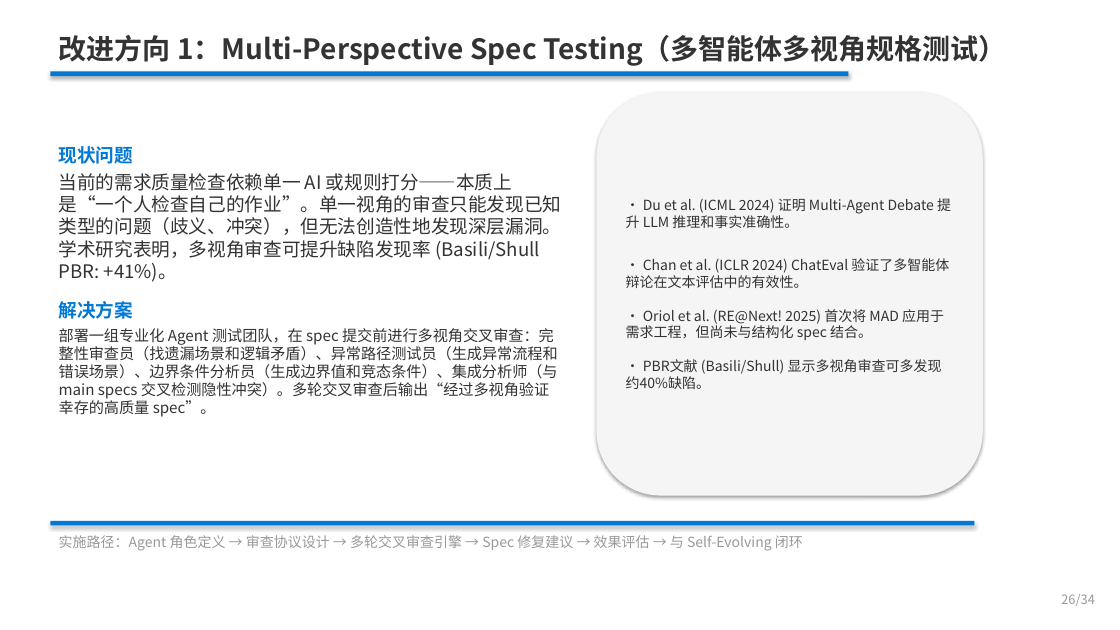
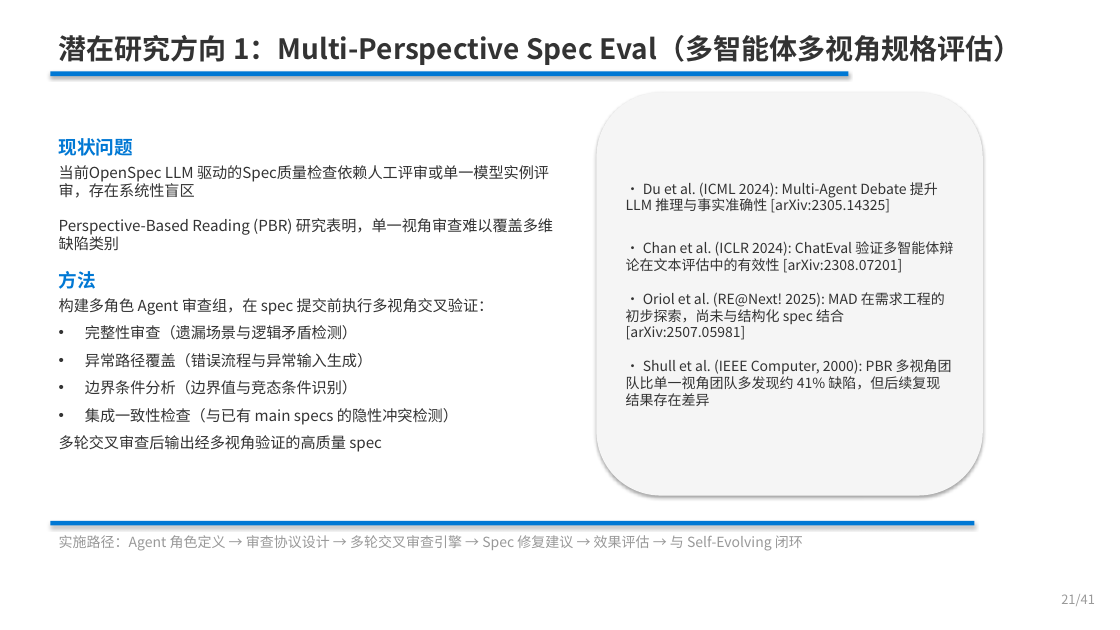
Before and after one commit to ZhifeiDou/OpenSpec_Modify, a slide deck: slide 21 of OpenSpec_技术研究汇报.pptx (slide 18 before the commit). Drawn at 1120x630 pixels with LibreOffice and Linux fonts; fonts in the diff are those of the drawing. Boxes give left, top, right and bottom in pixels: in the first picture for what was removed or moved away, otherwise in the second. Text is boxed around its words. In the diff, an @@ line names an element or a change of style, - is before the commit and + after.

```diff
--- a/OpenSpec_技术研究汇报.pptx
+++ b/OpenSpec_技术研究汇报.pptx
@@ text at <box>59,35,1021,65</box>: text changed @@
-改进方向 1：Multi-Perspective Spec Testing（多智能体多视角规格测试）
+潜在研究方向 1：Multi-Perspective Spec Eval（多智能体多视角规格评估）
@@ text "现状问题": place and size @@
-text "现状问题" at <box>59,146,562,417</box>
+text "现状问题" at <box>59,138,553,452</box>
@@ text at <box>59,165,553,452</box>: text changed @@
-当前的需求质量检查依赖单一 AI 或规则打分——本质上是“一个人检查自己的作业”。单一视角的审查只能发现已知类型的问题（歧义、冲突），但无法创造性地发现深层漏洞。学术研究表明，多视角审查可提升缺陷发现率 (Basili/Shull PBR: +41%)。
-解决方案
-部署一组专业化 Agent 测试团队，在 spec 提交前进行多视角交叉审查：完整性审查员（找遗漏场景和逻辑矛盾）、异常路径测试员（生成异常流程和错误场景）、边界条件分析员（生成边界值和竞态条件）、集成分析师（与 main specs 交叉检测隐性冲突）。多轮交叉审查后输出“经过多视角验证幸存的高质量 spec”。
+当前OpenSpec LLM 驱动的Spec质量检查依赖人工评审或单一模型实例评审，存在系统性盲区
+Perspective-Based Reading (PBR) 研究表明，单一视角审查难以覆盖多维缺陷类别
+方法
+构建多角色 Agent 审查组，在 spec 提交前执行多视角交叉验证：
+• 完整性审查（遗漏场景与逻辑矛盾检测）
+• 异常路径覆盖（错误流程与异常输入生成）
+• 边界条件分析（边界值与竞态条件识别）
+• 集成一致性检查（与已有 main specs 的隐性冲突检测）
+多轮交叉审查后输出经多视角验证的高质量 spec
@@ text at <box>626,182,953,406</box>: text changed @@
-• Du et al. (ICML 2024) 证明 Multi-Agent Debate 提升 LLM 推理和事实准确性。
-• Chan et al. (ICLR 2024) ChatEval 验证了多智能体辩论在文本评估中的有效性。
-• Oriol et al. (RE@Next! 2025) 首次将 MAD 应用于需求工程，但尚未与结构化 spec 结合。
-• PBR文献 (Basili/Shull) 显示多视角审查可多发现约40%缺陷。
+• Du et al. (ICML 2024): Multi-Agent Debate 提升 LLM 推理与事实准确性 [arXiv:2305.14325]
+• Chan et al. (ICLR 2024): ChatEval 验证多智能体辩论在文本评估中的有效性 [arXiv:2308.07201]
+• Oriol et al. (RE@Next! 2025): MAD 在需求工程的初步探索，尚未与结构化 spec 结合 [arXiv:2507.05981]
+• Shull et al. (IEEE Computer, 2000): PBR 多视角团队比单一视角团队多发现约 41% 缺陷，但后续复现结果存在差异
@@ text at <box>1061,594,1095,606</box>: text changed @@
-26/34
+21/41
```
Also in this commit, not shown: 29 other slides changed, 4 slides added, 7 slides removed, 37 other files.
